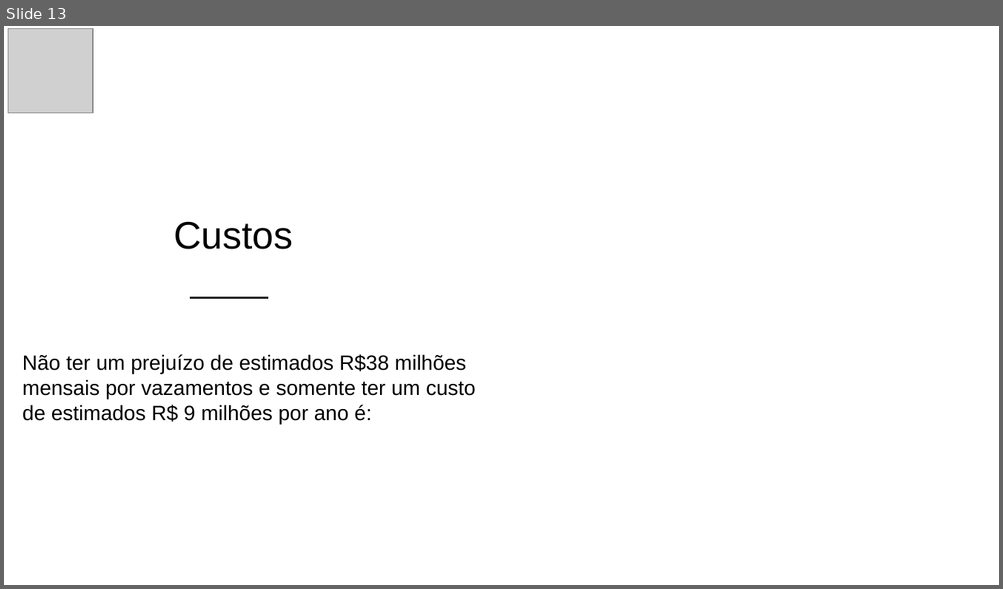
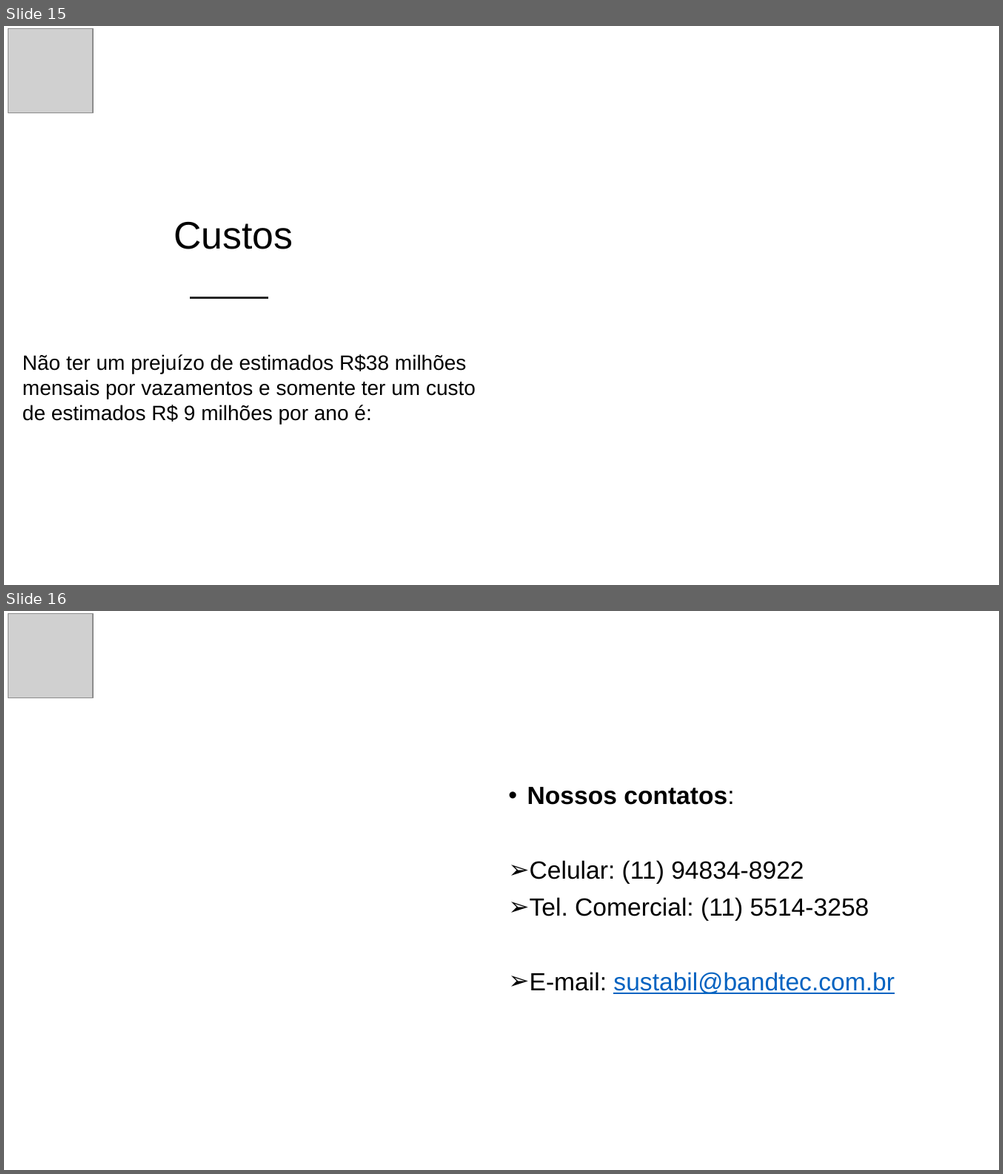
Before and after one commit to franklin-silva41/PROJETO-SENSOR-DE-UMIDADE, a slide deck: SUSTABIL - Apresentação didatico.pptx. Shown one above the other, each under a label of ours: slide 13 before the commit, slides 15 and 16 after it. The pictures are 1003x589 and 1003x1174 pixels, drawn with LibreOffice and Linux fonts; fonts in the diff are those of the drawing; grey boxes stand for pictures; background and template pictures are left out. Boxes give left, top, right and bottom in pixels: in the first picture for what was removed or moved away, otherwise in the second. Text is boxed around its words. In the diff, an @@ line names an element or a change of style, - is before the commit and + after.

```diff
--- a/SUSTABIL - Apresentação didatico.pptx
+++ b/SUSTABIL - Apresentação didatico.pptx
@@ slide 16 added at bbox=[4, 611, 999, 1170], background #FFFFFF @@
@@ picture added at bbox=[8, 614, 93, 698] @@
@@ text added at bbox=[527, 787, 894, 994], 24 pt, text #000000 @@
+• Nossos contatos:
+➢ Celular: (11) 94834-8922
+➢ Tel. Comercial: (11) 5514-3258
+➢ E-mail: sustabil@bandtec.com.br
@@ what was slide 13 is now slide 15 @@
```
Also in this commit, not shown: 2 other slides added, 2 other files.
